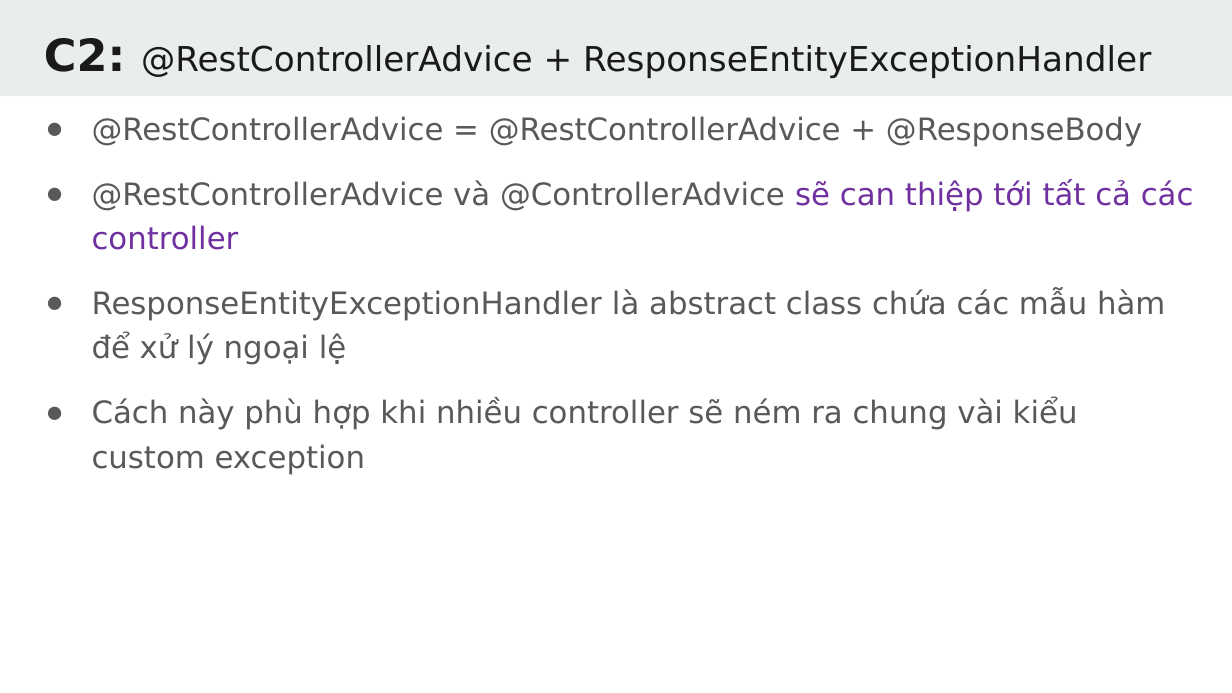
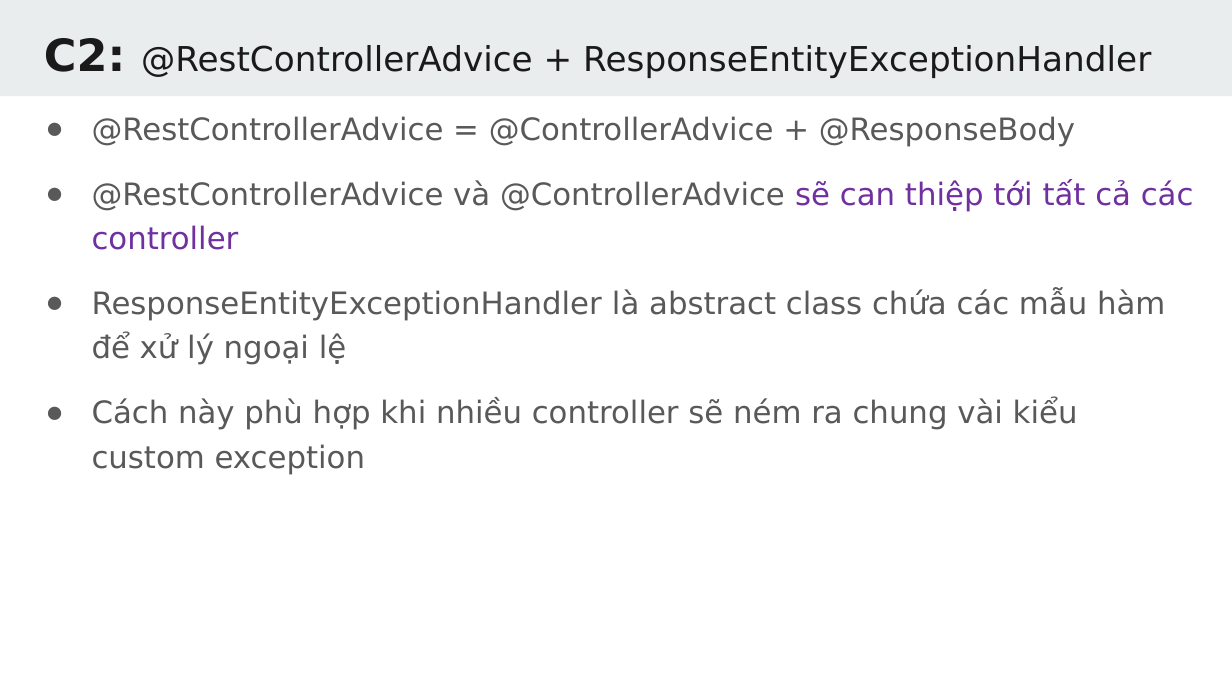
Before and after one commit to TechMaster/springboot2, a slide deck: slide 23 of 12 Exception Handling/ExceptionHandling.pptx. Drawn at 1232x693 pixels with LibreOffice and Linux fonts; fonts in the diff are those of the drawing. Boxes give left, top, right and bottom in pixels: in the first picture for what was removed or moved away, otherwise in the second. Text is boxed around its words. In the diff, an @@ line names an element or a change of style, - is before the commit and + after.

```diff
--- a/12 Exception Handling/ExceptionHandling.pptx
+++ b/12 Exception Handling/ExceptionHandling.pptx
@@ text at (x1=92, y1=116, x2=1075, y2=147): text changed @@
-● @RestControllerAdvice = @RestControllerAdvice + @ResponseBody
+● @RestControllerAdvice = @ControllerAdvice + @ResponseBody
```
Also in this commit, not shown: 1 other slide changed, 41 other files.
